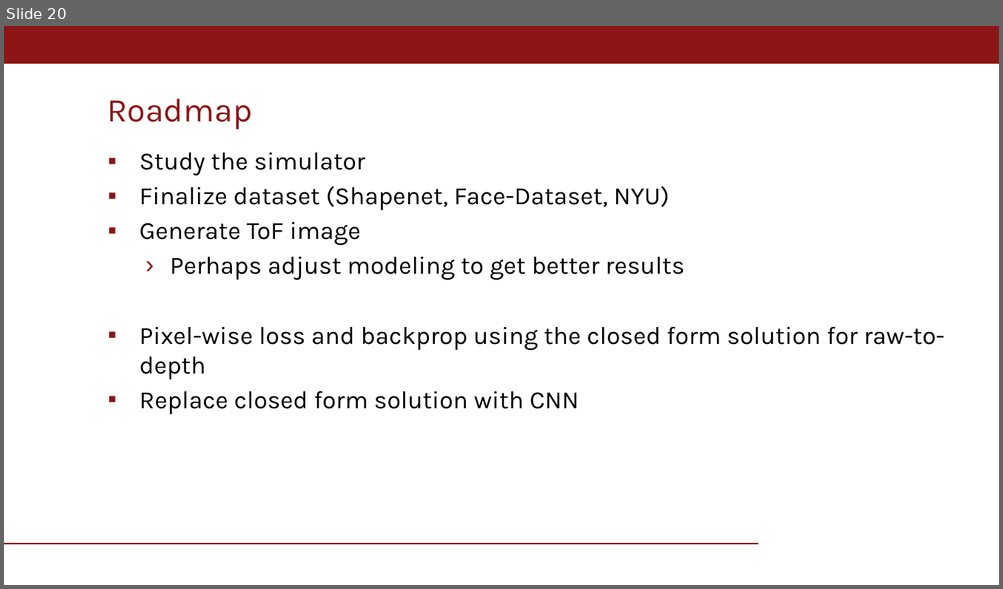
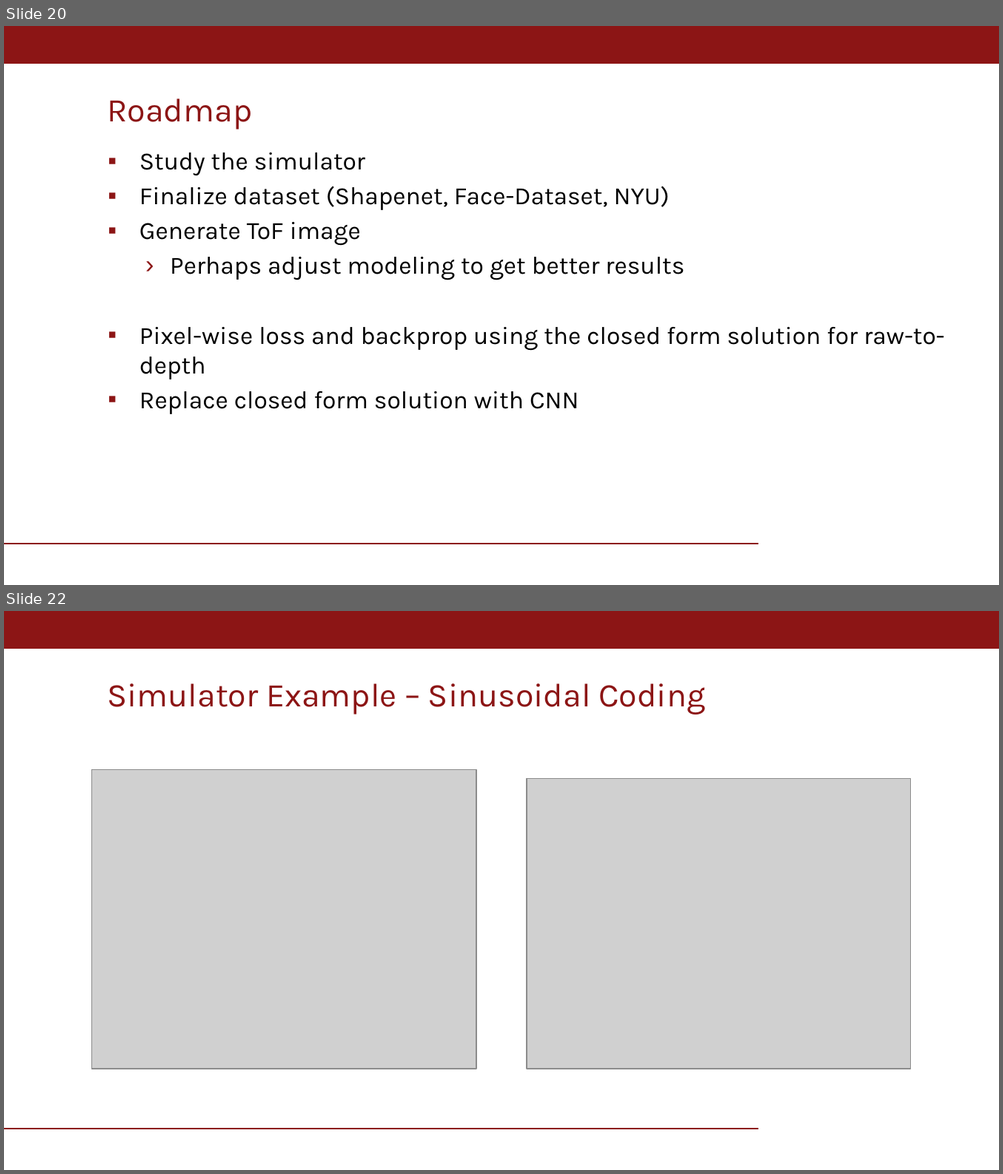
Before and after one commit to nsgaudio/ToF-Coding-Function-Optimization, a slide deck: CS231N_project_v2.pptx. Shown one above the other, each under a label of ours: slide 20 before the commit, slides 20 and 22 after it; the slides between them are not shown. The pictures are 1003x589 and 1003x1174 pixels, drawn with LibreOffice and Linux fonts; fonts in the diff are those of the drawing; grey boxes stand for pictures; background and template pictures are left out. Boxes give left, top, right and bottom in pixels: in the first picture for what was removed or moved away, otherwise in the second. Text is boxed around its words. In the diff, an @@ line names an element or a change of style, - is before the commit and + after.

```diff
--- a/CS231N_project_v2.pptx
+++ b/CS231N_project_v2.pptx
@@ slide 22 added at <box>4,611,999,1170</box>, background #FFFFFF; not listed: 2 template elements that a slide beside it also shows @@
@@ title added at <box>107,684,705,715</box>, 24 pt, text #8C1515 @@
+Simulator Example – Sinusoidal Coding
@@ picture added at <box>91,770,476,1070</box> @@
@@ picture added at <box>526,779,910,1070</box> @@
```
Also in this commit, not shown: 1 slide changed, 3 other slides added, 1 other file.
